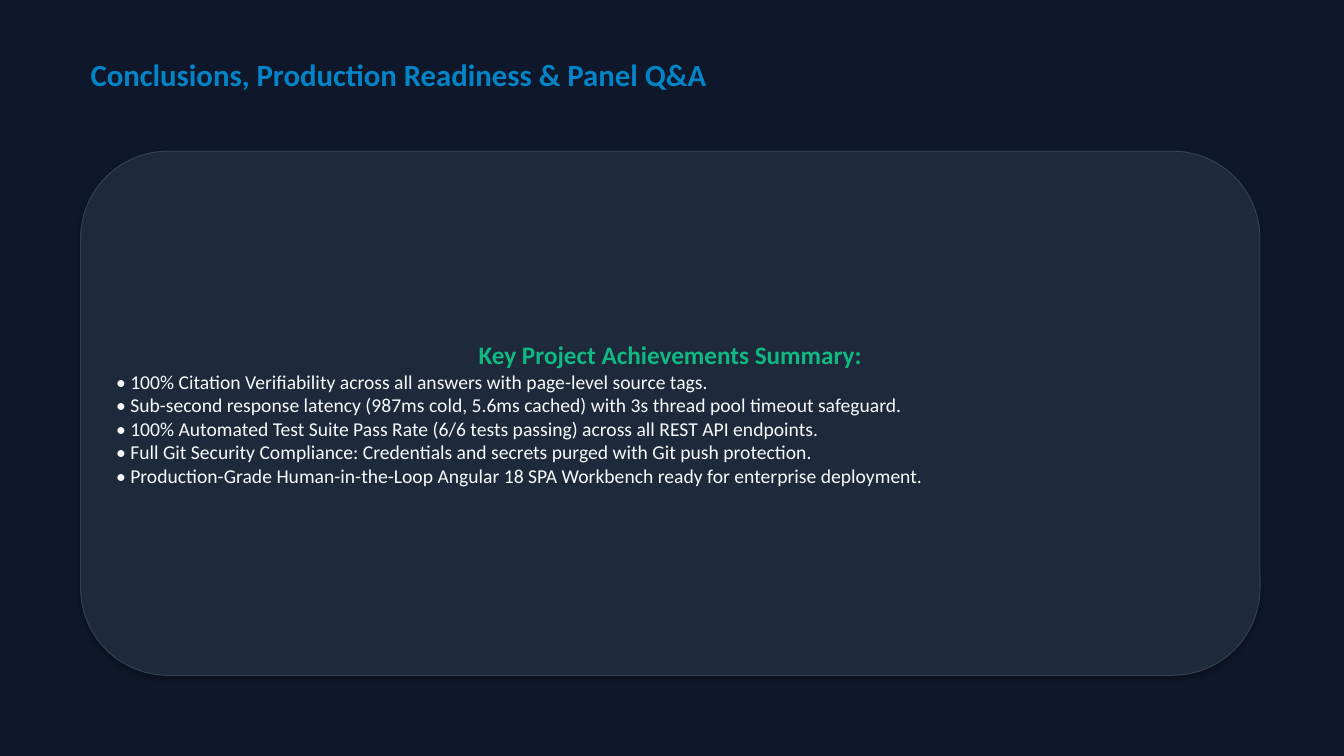
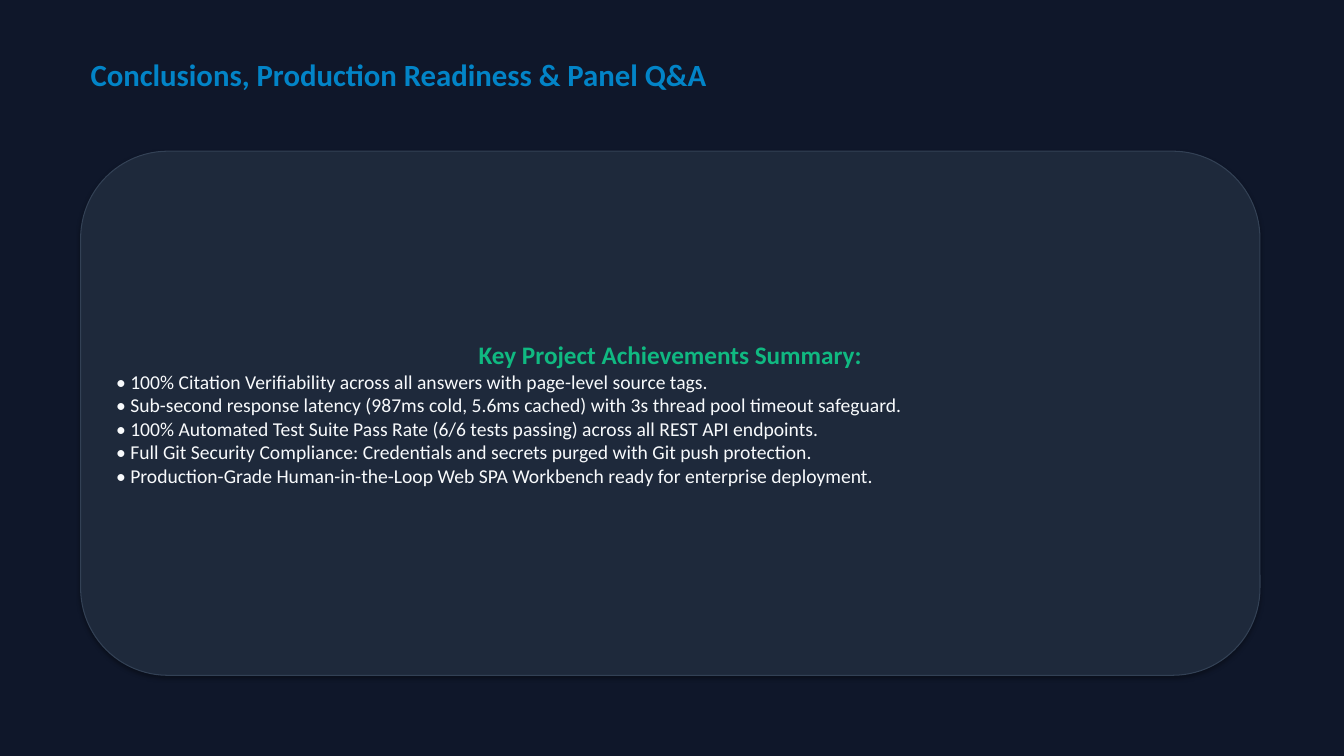
Before and after one commit to amankumar5/cloudserve-support-copilot, a slide deck: slide 10 of AmanKumar_Capstone_Presentation.pptx. Drawn at 1344x756 pixels with LibreOffice and Linux fonts; fonts in the diff are those of the drawing. Boxes give left, top, right and bottom in pixels: in the first picture for what was removed or moved away, otherwise in the second. Text is boxed around its words. In the diff, an @@ line names an element or a change of style, - is before the commit and + after.

Commit message:
Replace Angular and Gemini specific brand names with generic LLM and Web SPA Workbench terminology

```diff
--- a/AmanKumar_Capstone_Presentation.pptx
+++ b/AmanKumar_Capstone_Presentation.pptx
@@ text in rounded rectangle at (x1=130, y1=469, x2=872, y2=486): text changed @@
-• Production-Grade Human-in-the-Loop Angular 18 SPA Workbench ready for enterprise deployment.
+• Production-Grade Human-in-the-Loop Web SPA Workbench ready for enterprise deployment.
```
Also in this commit, not shown: 1 other slide changed, 1 other file.
